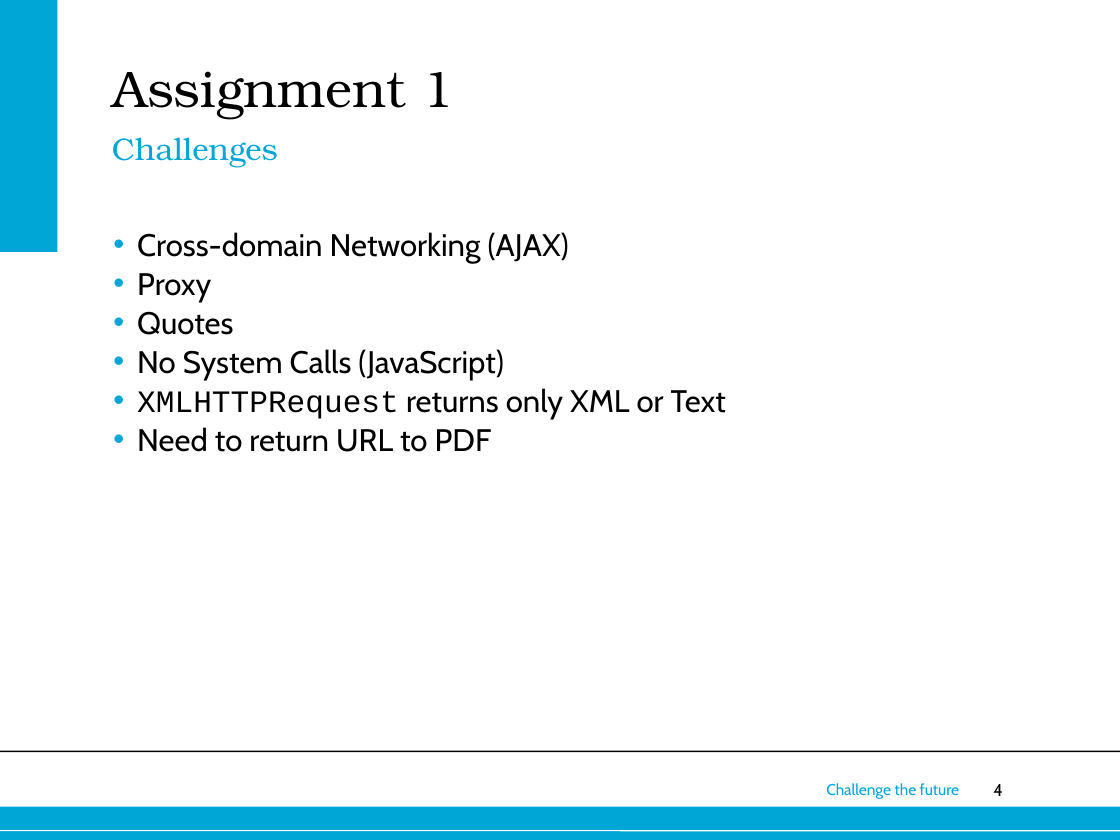
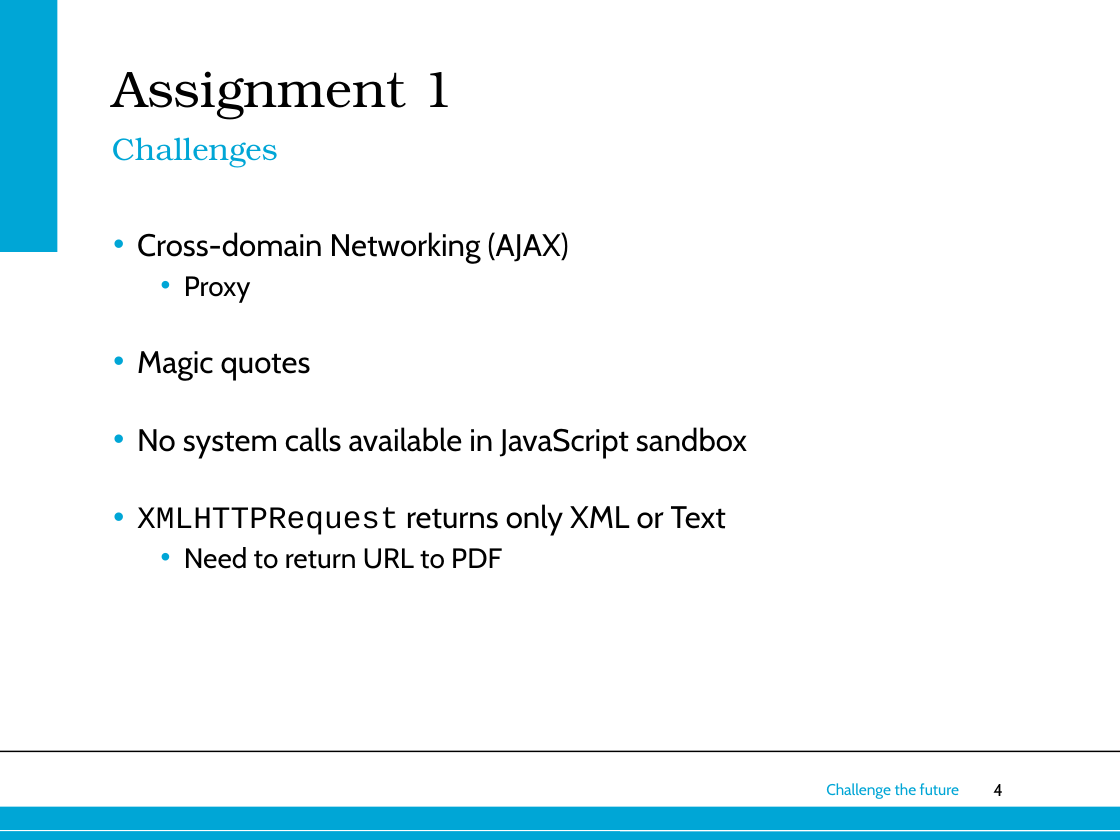
Before and after one commit to JeanChristopheGuerin/IN4331, a slide deck: slide 4 of presentation/[in4331] boes, zhaleznchenka - Project presentation.ppt. Drawn at 1120x840 pixels with LibreOffice and Linux fonts; fonts in the diff are those of the drawing; background and template pictures are left out. Boxes give left, top, right and bottom in pixels: in the first picture for what was removed or moved away, otherwise in the second. Text is boxed around its words. In the diff, an @@ line names an element or a change of style, - is before the commit and + after.

Commit message:
Presentation updated

```diff
--- a/presentation/[in4331] boes, zhaleznchenka - Project presentation.ppt
+++ b/presentation/[in4331] boes, zhaleznchenka - Project presentation.ppt
@@ text at (x1=184, y1=276, x2=502, y2=569): size 20 to 18 pt in "Proxy", "Need to return URL to PDF"; list level 1 to 2 in "Proxy"; list level 1 to 2 in "Need to return URL to ..." @@
@@ text at (x1=137, y1=351, x2=747, y2=458): text changed @@
-• Quotes
-• No System Calls (JavaScript)
+• Magic quotes
+• No system calls available in JavaScript sandbox
```
Also in this commit, not shown: 1 other file.
